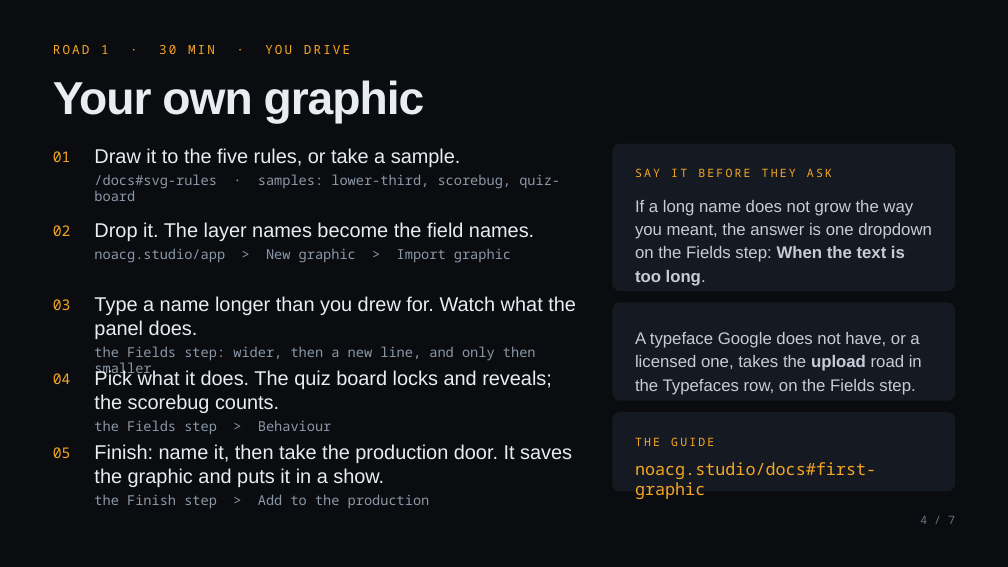
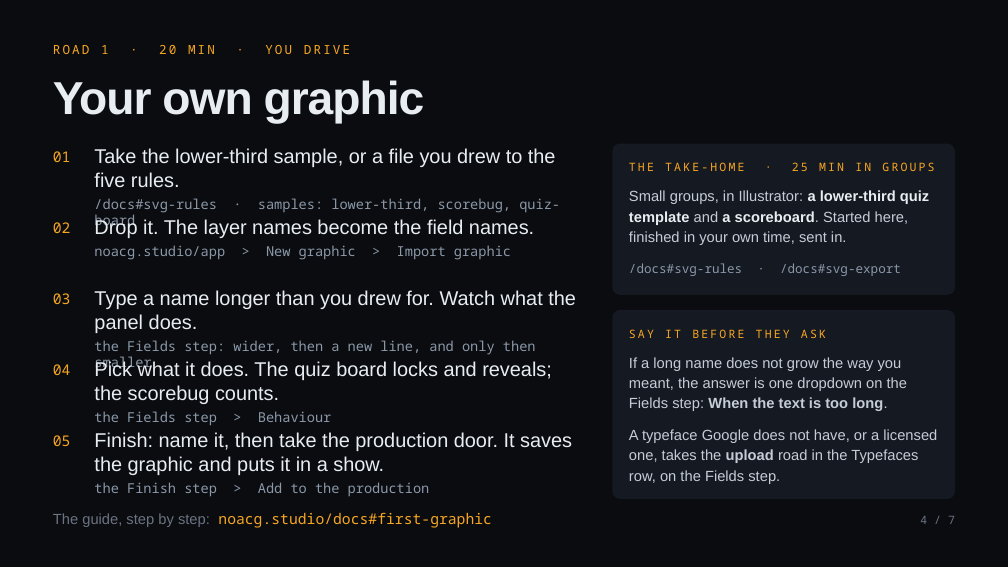
Before and after one commit to NoaCG/NoaCG-Studio, a slide deck: slide 4 of docs/presentation-2026-09-25/NoaCG-2026-09-25.pptx. Drawn at 1008x567 pixels with LibreOffice and Linux fonts; fonts in the diff are those of the drawing. Boxes give left, top, right and bottom in pixels: in the first picture for what was removed or moved away, otherwise in the second. Text is boxed around its words. In the diff, an @@ line names an element or a change of style, - is before the commit and + after.

```diff
--- a/docs/presentation-2026-09-25/NoaCG-2026-09-25.pptx
+++ b/docs/presentation-2026-09-25/NoaCG-2026-09-25.pptx
@@ text at [53, 45, 350, 54]: text changed @@
-ROAD 1 · 30 MIN · YOU DRIVE
+ROAD 1 · 20 MIN · YOU DRIVE
@@ text at [94, 148, 556, 187]: text changed @@
-Draw it to the five rules, or take a sample.
+Take the lower-third sample, or a file you drew to the five rules.
@@ rounded rectangle: place and size @@
-rounded rectangle at [613, 144, 955, 291]
+rounded rectangle at [613, 144, 955, 295]
@@ rounded rectangle at [613, 144, 955, 295]: proportions changed @@
@@ text added at [629, 162, 934, 171], 11 pt, text #F6A623 @@
+THE TAKE-HOME · 25 MIN IN GROUPS
@@ text added at [629, 190, 929, 245], 14 pt, text #C6CCD6 @@
+Small groups, in Illustrator: a lower-third quiz template and a scoreboard. Started here, finished in your own time, sent in.
@@ text added at [629, 263, 901, 276], 12 pt, text #8B98A8 @@
+/docs#svg-rules · /docs#svg-export
@@ text "03": place and size @@
-text "03" at [53, 299, 71, 310]
+text "03" at [53, 293, 71, 304]
@@ text "Type a name longer than ...": place and size @@
-text "Type a name longer than ..." at [94, 296, 576, 378]
+text "Type a name longer than ..." at [94, 290, 576, 372]
@@ rounded rectangle at [613, 310, 955, 499]: proportions changed @@
@@ rounded rectangle: place and size @@
-rounded rectangle at [613, 412, 955, 492]
+rounded rectangle at [613, 310, 955, 499]
@@ rounded rectangle removed at [613, 302, 955, 401] @@
@@ text "SAY IT BEFORE THEY ASK": place and size @@
-text "SAY IT BEFORE THEY ASK" at [635, 168, 832, 177]
+text "SAY IT BEFORE THEY ASK" at [629, 329, 826, 338]
@@ text "If a long name does ..." at [629, 357, 907, 411]: size 16 to 14 pt @@
@@ text "If a long name does ...": place and size @@
-text "If a long name does ..." at [635, 200, 932, 286]
+text "If a long name does ..." at [629, 357, 907, 411]
@@ 4 texts: place and size @@
-4 texts at [53, 370, 572, 509]
+4 texts at [53, 361, 572, 497]
@@ text "A typeface Google does not ...": place and size @@
-text "A typeface Google does not ..." at [635, 332, 922, 395]
+text "A typeface Google does not ..." at [629, 429, 937, 484]
@@ text "A typeface Google does not ..." at [629, 429, 937, 484]: size 16 to 14 pt @@
@@ text removed at [635, 437, 714, 446] @@
-THE GUIDE
@@ text at [53, 512, 492, 528]: text changed; size 16 to 14 pt @@
-noacg.studio/docs#first-graphic
+The guide, step by step: noacg.studio/docs#first-graphic
```
Also in this commit, not shown: 3 other slides changed, 4 other files.
